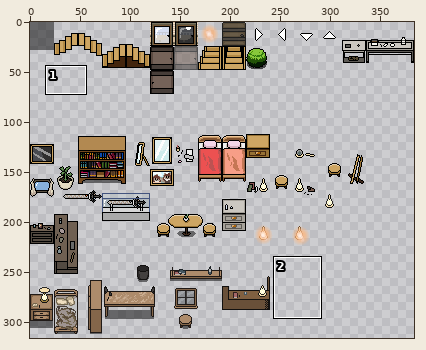
Sprite sheet -- art/Tilesets/InsideObj2.png. Above: a wide view before the commit, with the close-up outlined.
Close-up. The starting point:
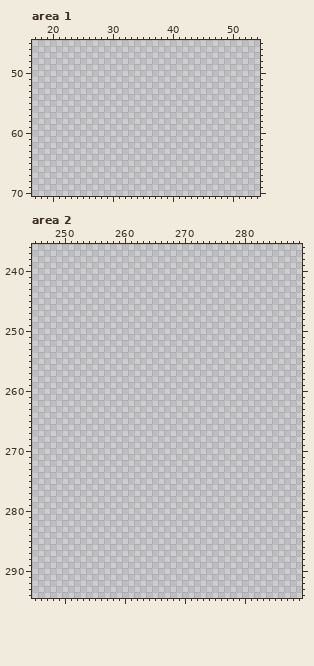
The file is 384x384 pixels. Pixels under 10% opacity are left out. Colours within 5 levels of each other are drawn and written as one. Shown: area 1: x 17..54, y 45..70; area 2: x 245..289, y 236..294. The wide view leaves out empty margins.
And afterwards:
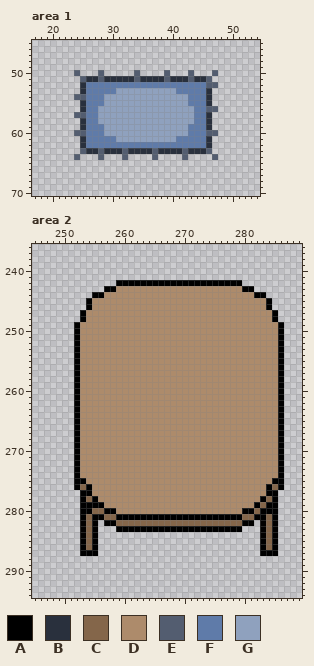
Palette (. is transparent): A #000000  B #29303d  C #84664a  D #ad8b6b  E #535d70  F #5f7ba9  G #8fa1be
Diff:
Changed rows in their new state; - is an unchanged pixel.
Area 1:
first column x 24:
50 E---E-----E----E---E---E
51 -EBBEBBBBBEBBBBEBBBEBBE-
52 -BFFFFFFFFFFFFFFFFFFFFEE
53 -BFFFFFGGGGGGGGGGFFFFFB-
54 EEFFFGGGGGGGGGGGGGGFFFB-
55 -BFFFGGGGGGGGGGGGGGFFFB-
56 -BFFGGGGGGGGGGGGGGGGFFEE
57 EEFFGGGGGGGGGGGGGGGGFFB-
58 -BFFGGGGGGGGGGGGGGGGFFB-
59 -BFFFGGGGGGGGGGGGGGFFFB-
60 EEFFFGGGGGGGGGGGGGGFFFEE
61 -BFFFFFGGGGGGGGGGFFFFFB-
62 -BFFFFFFFFFFFFFFFFFFFFB-
63 -EBBEBBBEBBBBEBBBBEBBBE-
64 E---E---E----E----E----E
Area 2:
first column x 252:
242 -------AAAAAAAAAAAAAAAAAAAAA-------
243 -----AADDDDDDDDDDDDDDDDDDDDDAA-----
244 ---AADDDDDDDDDDDDDDDDDDDDDDDDDAA---
245 --ADDDDDDDDDDDDDDDDDDDDDDDDDDDDDA--
246 --ADDDDDDDDDDDDDDDDDDDDDDDDDDDDDA--
247 -ADDDDDDDDDDDDDDDDDDDDDDDDDDDDDDDA-
248 -ADDDDDDDDDDDDDDDDDDDDDDDDDDDDDDDA-
249 ADDDDDDDDDDDDDDDDDDDDDDDDDDDDDDDDDA
250 ADDDDDDDDDDDDDDDDDDDDDDDDDDDDDDDDDA
251 ADDDDDDDDDDDDDDDDDDDDDDDDDDDDDDDDDA
252 ADDDDDDDDDDDDDDDDDDDDDDDDDDDDDDDDDA
253 ADDDDDDDDDDDDDDDDDDDDDDDDDDDDDDDDDA
254 ADDDDDDDDDDDDDDDDDDDDDDDDDDDDDDDDDA
255 ADDDDDDDDDDDDDDDDDDDDDDDDDDDDDDDDDA
256 ADDDDDDDDDDDDDDDDDDDDDDDDDDDDDDDDDA
257 ADDDDDDDDDDDDDDDDDDDDDDDDDDDDDDDDDA
258 ADDDDDDDDDDDDDDDDDDDDDDDDDDDDDDDDDA
259 ADDDDDDDDDDDDDDDDDDDDDDDDDDDDDDDDDA
260 ADDDDDDDDDDDDDDDDDDDDDDDDDDDDDDDDDA
261 ADDDDDDDDDDDDDDDDDDDDDDDDDDDDDDDDDA
262 ADDDDDDDDDDDDDDDDDDDDDDDDDDDDDDDDDA
263 ADDDDDDDDDDDDDDDDDDDDDDDDDDDDDDDDDA
264 ADDDDDDDDDDDDDDDDDDDDDDDDDDDDDDDDDA
265 ADDDDDDDDDDDDDDDDDDDDDDDDDDDDDDDDDA
266 ADDDDDDDDDDDDDDDDDDDDDDDDDDDDDDDDDA
267 ADDDDDDDDDDDDDDDDDDDDDDDDDDDDDDDDDA
268 ADDDDDDDDDDDDDDDDDDDDDDDDDDDDDDDDDA
269 ADDDDDDDDDDDDDDDDDDDDDDDDDDDDDDDDDA
270 ADDDDDDDDDDDDDDDDDDDDDDDDDDDDDDDDDA
271 ADDDDDDDDDDDDDDDDDDDDDDDDDDDDDDDDDA
272 ADDDDDDDDDDDDDDDDDDDDDDDDDDDDDDDDDA
273 ADDDDDDDDDDDDDDDDDDDDDDDDDDDDDDDDDA
274 ADDDDDDDDDDDDDDDDDDDDDDDDDDDDDDDDDA
275 AADDDDDDDDDDDDDDDDDDDDDDDDDDDDDDDAA
276 ACADDDDDDDDDDDDDDDDDDDDDDDDDDDDDACA
277 -AADDDDDDDDDDDDDDDDDDDDDDDDDDDDDAA-
278 -ACADDDDDDDDDDDDDDDDDDDDDDDDDDDACA-
279 -AAAADDDDDDDDDDDDDDDDDDDDDDDDDACAA-
280 -AACCAADDDDDDDDDDDDDDDDDDDDDAACAAA-
281 -ACAACCAAAAAAAAAAAAAAAAAAAAACCAACA-
282 -ACA-AACCCCCCCCCCCCCCCCCCCCCAA-ACA-
283 -ACA---AAAAAAAAAAAAAAAAAAAAA---ACA-
284 -ACA---------------------------ACA-
285 -ACA---------------------------ACA-
286 -ACA---------------------------ACA-
287 -AAA---------------------------AAA-
Boxes around the changes in both close-ups, in picture pixels (x1, y1, x2, y2):
added: (74, 70, 218, 160)
added: (74, 280, 284, 556)
